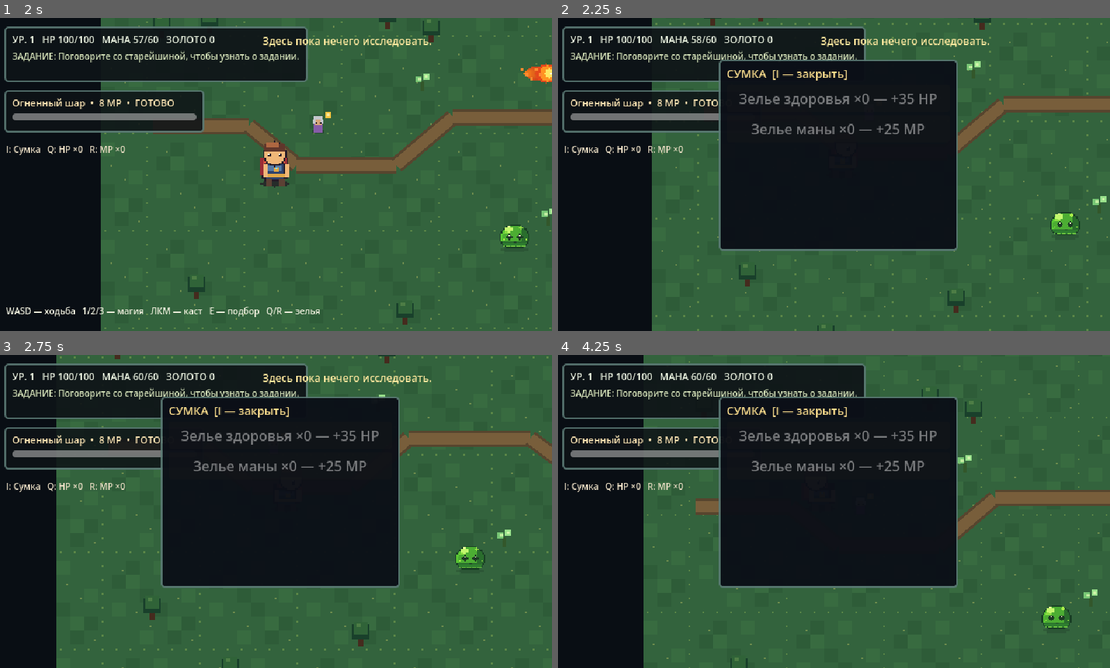
Above: before the commit, frames 1-4 (two rows, left to right).
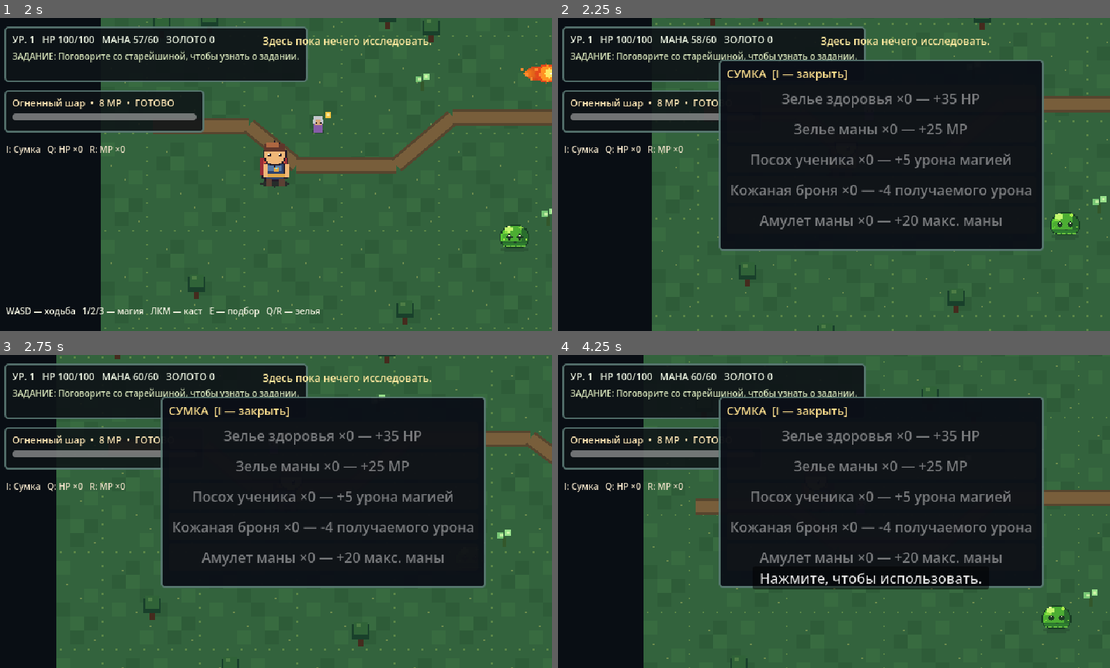
Above: after the commit, the same moments.

Repository: DoctorStrangeSH/Skyward-Tales
Game: Godot game, scene res://scenes/main.tscn
Same seed, same stepped clock (60 frames per second), same inputs: the game is played once before the commit and once after it.
Inputs (mouse positions are in pixels of both pictures, inside the frame that each line leads up to):
- Up to frame 1 (2 s): tap Enter at 0.5 s; move the mouse to (397, 158) at 0.52 s; press the mouse at (397, 158) at 0.53 s; hold D (move_right) 0.53-1.28 s; move the mouse to (160, 190) at 1.27 s; release the mouse at (160, 190) at 1.28 s; hold S (move_down) from 1.28 s (still down); tap E (interact) at 1.35 s
- Up to frame 2 (2.25 s): move the mouse to (889, 105) at 2.02 s; release S (move_down) at 2.03 s; hold D (move_right) from 2.03 s (still down); tap I at 2.1 s
- Up to frame 3 (2.75 s): keep holding D (move_right)
- Up to frame 4 (4.25 s): move the mouse to (806, 574) at 2.77 s; release D (move_right) at 2.78 s; hold W (move_up) 2.78-3.53 s; tap Q at 2.85 s; click (806, 574) at 2.92 s; move the mouse to (999, 558) at 3.52 s; hold A (move_left) from 3.53 s (still down); tap R at 3.6 s

Frame 1 is identical in both runs. In frame 2, 12% of the frame differs, in the area x 31-89%, y 13-75%; in frame 3, 12%; in frame 4, 13%.

Commit message:
feat: add starter staff, armor and mana amulet equipment bonuses

Diff:
--- a/scripts/hud.gd
+++ b/scripts/hud.gd
@@ -127,14 +127,15 @@
 	for child in inventory_list.get_children():
 		inventory_list.remove_child(child)
 		child.queue_free()
-	var order: Array[String] = ["health_potion", "mana_potion"]
-	var names: Dictionary = {"health_potion": "Зелье здоровья", "mana_potion": "Зелье маны"}
-	var descriptions: Dictionary = {"health_potion": "+35 HP", "mana_potion": "+25 MP"}
+	var order: Array[String] = ["health_potion", "mana_potion", "apprentice_staff", "leather_armor", "mana_amulet"]
+	var names: Dictionary = {"health_potion": "Зелье здоровья", "mana_potion": "Зелье маны", "apprentice_staff": "Посох ученика", "leather_armor": "Кожаная броня", "mana_amulet": "Амулет маны"}
+	var descriptions: Dictionary = {"health_potion": "+35 HP", "mana_potion": "+25 MP", "apprentice_staff": "+5 урона магией", "leather_armor": "-4 получаемого урона", "mana_amulet": "+20 макс. маны"}
 	for item_id in order:
 		var count: int = int(player.inventory.get(item_id, 0))
 		var button := Button.new()
 		button.mouse_filter = Control.MOUSE_FILTER_STOP
-		button.text = "%s ×%d — %s" % [names[item_id], count, descriptions[item_id]]
+		var equipped: bool = item_id in player.equipment.values()
+		button.text = "%s ×%d — %s%s" % [names[item_id], count, descriptions[item_id], " [НАДЕТО]" if equipped else ""]
 		button.tooltip_text = "Нажмите, чтобы использовать."
 		button.disabled = count <= 0
 		button.pressed.connect(func() -> void: inventory_use_requested.emit(item_id))
--- a/scripts/main.gd
+++ b/scripts/main.gd
@@ -169,13 +169,14 @@
 func _on_enemy_defeated(xp_reward: int, death_position: Vector2) -> void:
 	player.add_experience(xp_reward)
 	defeated_enemies += 1
-	_spawn_loot(death_position, "health_potion" if defeated_enemies % 2 == 1 else "mana_potion")
+	var drops: Array[String] = ["apprentice_staff", "leather_armor", "mana_amulet"]
+	_spawn_loot(death_position, drops[(defeated_enemies - 1) % 3] if defeated_enemies <= 3 else ("health_potion" if defeated_enemies % 2 == 1 else "mana_potion"))
 	hud.show_message("Слизень побеждён! +%d опыта" % xp_reward, 1.5)
 
 func _spawn_loot(drop_position: Vector2, item_id: String) -> void:
 	var loot := LOOT_SCRIPT.new() as WorldLoot
 	loot.item_id = item_id
-	loot.item_name = "Зелье здоровья" if item_id == "health_potion" else "Зелье маны"
+	loot.item_name = item_id
 	loot.position = drop_position
 	add_child(loot)
 	loot.collected.connect(_on_loot_collected)
@@ -185,6 +186,12 @@
 	hud.show_message("Получено: %s ×%d" % [("Зелье здоровья" if item_id == "health_potion" else "Зелье маны"), amount], 2.0)
 
 func _on_inventory_use(item_id: String) -> void:
+	if item_id in ["apprentice_staff", "leather_armor", "mana_amulet"]:
+		if player.equip_item(item_id):
+			hud.show_message("Предмет экипирован!", 1.5)
+		else:
+			hud.show_message("Невозможно экипировать.", 1.5)
+		return
 	var label: String = "Зелье здоровья" if item_id == "health_potion" else "Зелье маны"
 	_use_consumable(item_id, label)
 
@@ -216,7 +223,7 @@
 		return
 	var spell: Dictionary = spell_definitions.get(selected_spell_id, {})
 	var mana_cost := int(spell.get("mana_cost", 8))
-	var spell_damage := int(spell.get("damage", 18))
+	var spell_damage := int(spell.get("damage", 18)) + player.get_spell_bonus()
 	if not player.spend_mana(mana_cost):
 		hud.show_message("Недостаточно маны.", 1.2)
 		return
--- a/scripts/player.gd
+++ b/scripts/player.gd
@@ -21,6 +21,7 @@
 var visual: DirectionalSprite
 var mana_regen_accumulator: float = 0.0
 var inventory: Dictionary = {}
+var equipment: Dictionary = {"weapon": "", "armor": "", "amulet": ""}
 
 func _ready() -> void:
 	add_to_group("player")
@@ -54,7 +55,7 @@
 	visual.set_moving(moving)
 
 func take_damage(amount: int) -> void:
-	health = maxi(0, health - amount)
+	health = maxi(0, health - maxi(1, amount - get_armor()))
 	stats_changed.emit()
 
 func spend_mana(amount: int) -> bool:
@@ -81,6 +82,39 @@
 	gold += amount
 	stats_changed.emit()
 
+func get_armor() -> int:
+	return 4 if equipment.get("armor", "") == "leather_armor" else 0
+
+func get_spell_bonus() -> int:
+	return 5 if equipment.get("weapon", "") == "apprentice_staff" else 0
+
+func equip_item(item_id: String) -> bool:
+	var slot: String = ""
+	var old_max_mana: int = max_mana
+	match item_id:
+		"apprentice_staff":
+			slot = "weapon"
+		"leather_armor":
+			slot = "armor"
+		"mana_amulet":
+			slot = "amulet"
+		_:
+			return false
+	if int(inventory.get(item_id, 0)) < 1 or equipment.get(slot, "") == item_id:
+		return false
+	var previous: String = str(equipment.get(slot, ""))
+	inventory[item_id] = int(inventory[item_id]) - 1
+	if int(inventory[item_id]) <= 0:
+		inventory.erase(item_id)
+	if not previous.is_empty():
+		add_item(previous)
+	equipment[slot] = item_id
+	if slot == "amulet":
+		max_mana += 20
+		mana = mini(max_mana, mana + 20)
+	stats_changed.emit()
+	return true
+
 func add_item(item_id: String, amount: int = 1) -> void:
 	if amount <= 0:
 		return
Not shown, changed: docs/AI_HANDOFF.md
Not shown, changed: docs/ROADMAP.md
